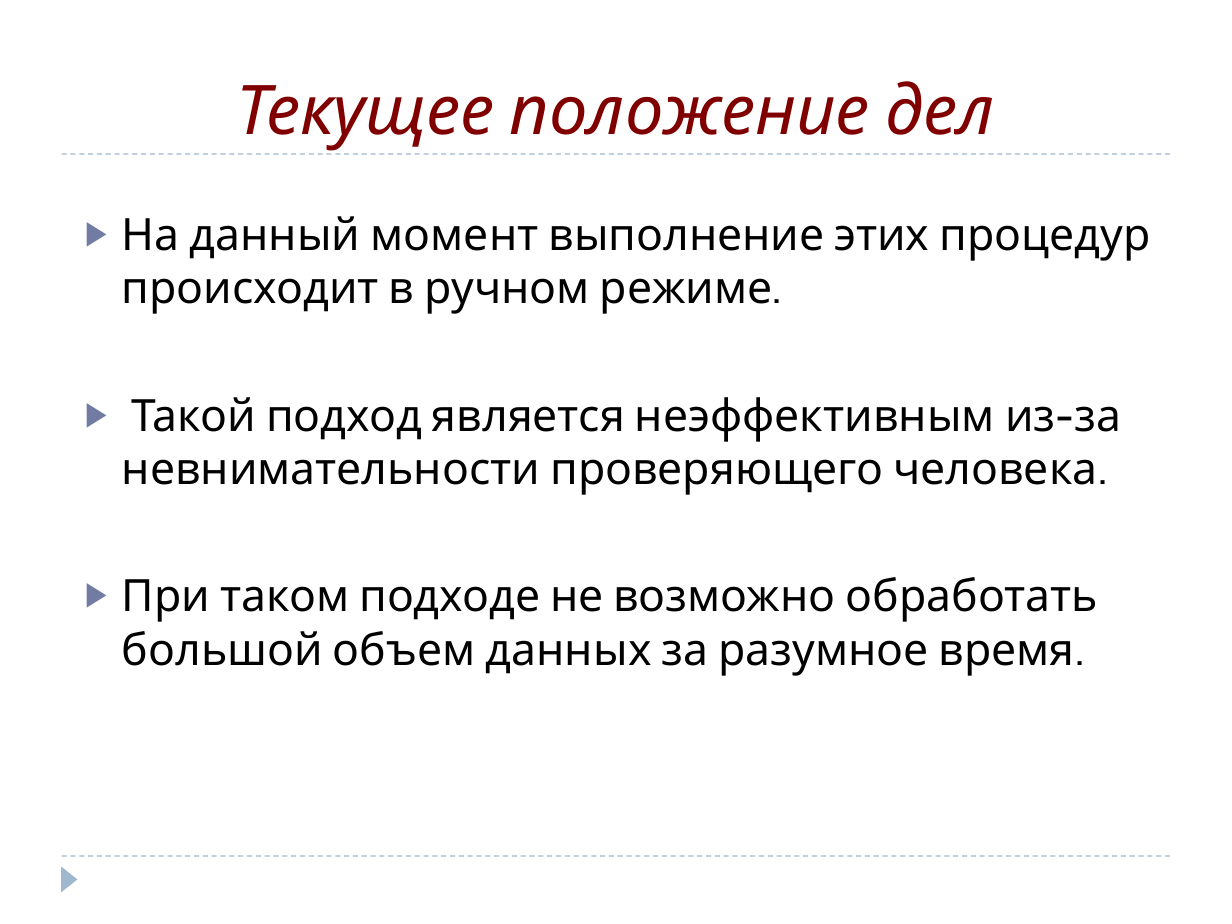
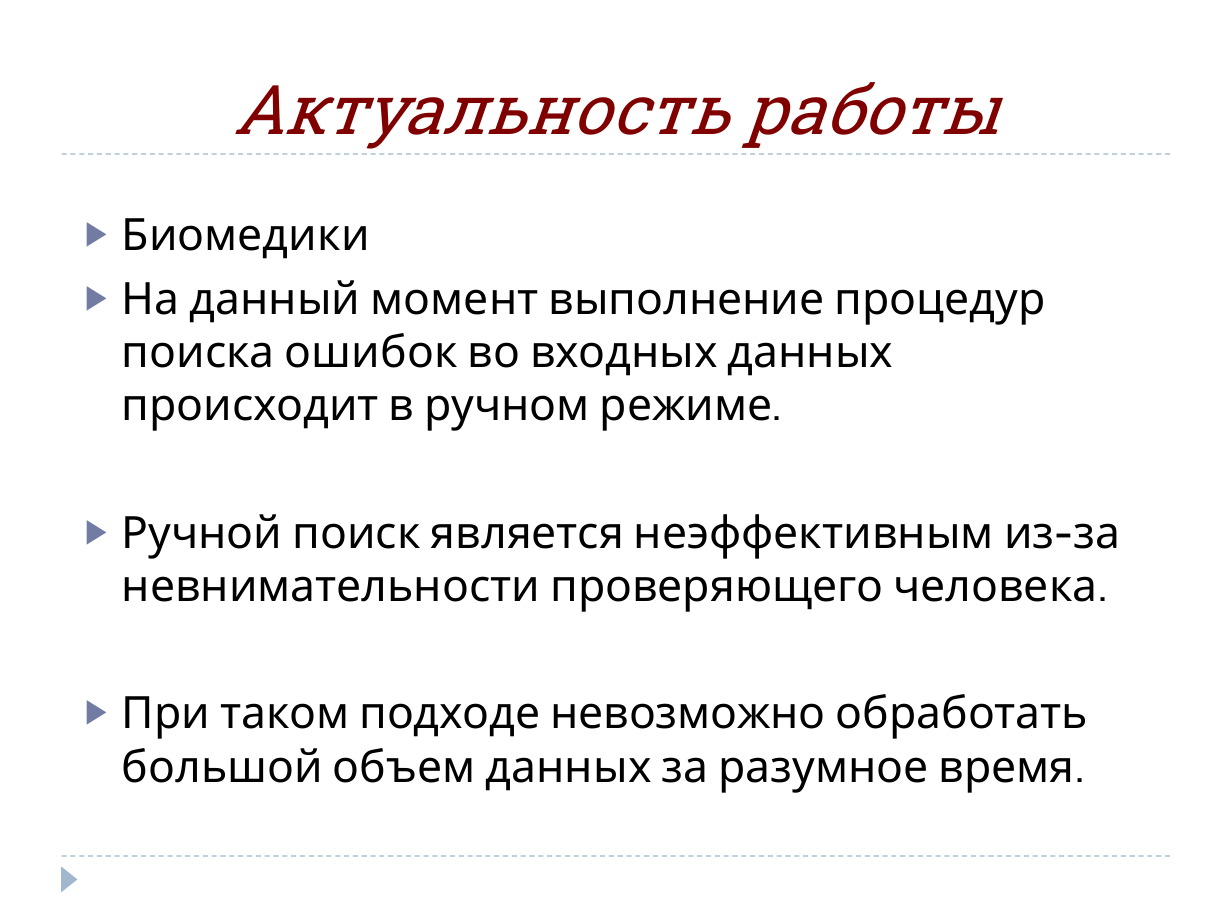
Before and after one commit to SophieKoshkareva/Article, a slide deck: slide 3 of Diploma_Koshkareva.pptx (slide 4 before the commit). Drawn at 1232x924 pixels with LibreOffice and Linux fonts; fonts in the diff are those of the drawing. Boxes give left, top, right and bottom in pixels: in the first picture for what was removed or moved away, otherwise in the second. Text is boxed around its words. In the diff, an @@ line names an element or a change of style, - is before the commit and + after.

```diff
--- a/Diploma_Koshkareva.pptx
+++ b/Diploma_Koshkareva.pptx
@@ title at (233, 82, 999, 149): text changed; font Cabin to Roboto Slab @@
-Текущее положение дел
+Актуальность работы
@@ text at (122, 218, 1120, 793): text changed @@
-▶ На данный момент выполнение этих процедур происходит в ручном режиме.
-▶ Такой подход является неэффективным из-за невнимательности проверяющего человека.
-▶ При таком подходе не возможно обработать большой объем данных за разумное время.
+▶ Биомедики
+▶ На данный момент выполнение процедур поиска ошибок во входных данных происходит в ручном режиме.
+▶ Ручной поиск является неэффективным из-за невнимательности проверяющего человека.
+▶ При таком подходе невозможно обработать большой объем данных за разумное время.
```
Also in this commit, not shown: 4 other slides changed, 1 other file.
